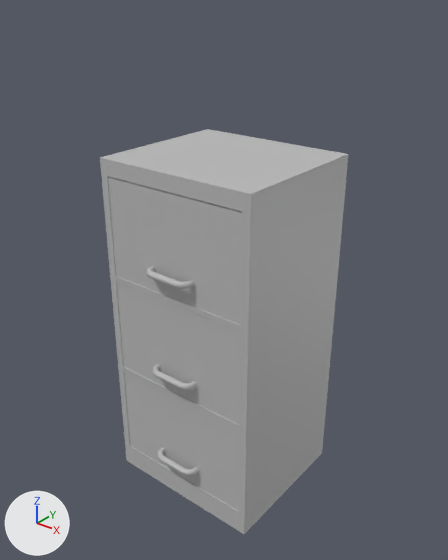
The FBX model HoodwinkProject/Assets/_Hoodwink/Models/Alpha/mdl_filingcabinet_02.fbx as it was, and as the next commit left it.
Camera for both pictures: a 50 mm lens placed at (0.914, -1.152, 1.303), pointed at (0.007, -0.019, 0.6). Arrows for +X, +Y and +Z are at lower left; the lights stay in place. Where no turn or scale is listed for an object, it has been applied to the vertices.

Names of what the first picture shows: 'Shelves', 'mdl_filingcabinetDraw_01', 'mdl_filingcabinetDraw_02', 'mdl_filingcabinetDraw_03'.
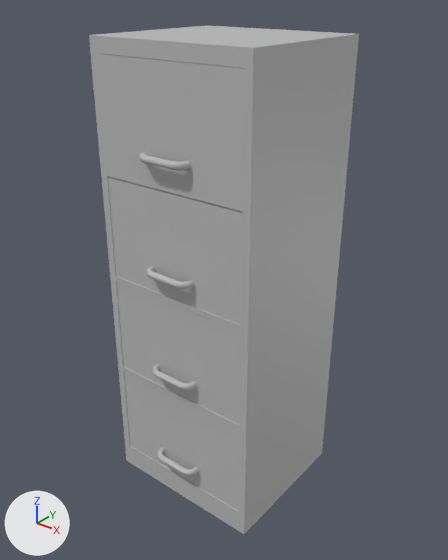
Where the newer file only moved an object's origin or applied its transform, the numbers keep the older frame.

Changed parts and their boxes [x1, y1, x2, y2] in the pictures (448 x 560 px):
'Shelves', reshaped (9% wider, 26% taller): before [100, 129, 348, 534]; after [89, 25, 359, 534]
'mdl_filingcabinet_02_Draws', added: after [97, 53, 244, 206]
'mdl_filingcabinet_02_Handel', added: after [139, 151, 191, 171]
part 1 of me_mesh, built on: before [100, 129, 348, 196]; after [89, 25, 359, 196]

The change in detail:
me_mesh is used by ob_shelves; location (0.003, -0.009, 0.596).
me_mesh had 44 vertices, 45 faces and spanned x -0.221..0.221, y -0.198..0.198, z -0.596..0.327.
me_mesh now has 56 vertices, 58 faces and spans x -0.221..0.221, y -0.198..0.198, z -0.596..0.596.
me_mesh part 1: 4 vertices removed from x -0.221..0.221, y -0.198..0.198, z 0.327; 16 vertices added at x -0.221..0.221, y -0.198..0.198, z 0.286..0.596.
Mesh me_mesh_001_1 is new.
It has 26 vertices, 28 faces and spans x -0.201..0.201, y -0.182..0.182, z -0.131..0.131.
It uses material mat_filingcabinet_mat (grey #bcbcbc).
Mesh me_mesh_002_1 is new.
It has 48 vertices, 42 faces and spans x -0.0687..0.0692, y -0.0172..0.0184, z -0.0096..0.0096.
It uses material mat_filingcabinet_mat (grey #bcbcbc).
Object 'mdl_filingcabinet_02_Draws' (ob_mdl_filingcabinet_02_draws) is new; it shows me_mesh_001_1.
Its location is (0.003, -0.024, 1.025).
Object 'mdl_filingcabinet_02_Handel' (ob_mdl_filingcabinet_02_handel) is new; it shows me_mesh_002_1.
Its location is (0.0, -0.22, 0.954).
